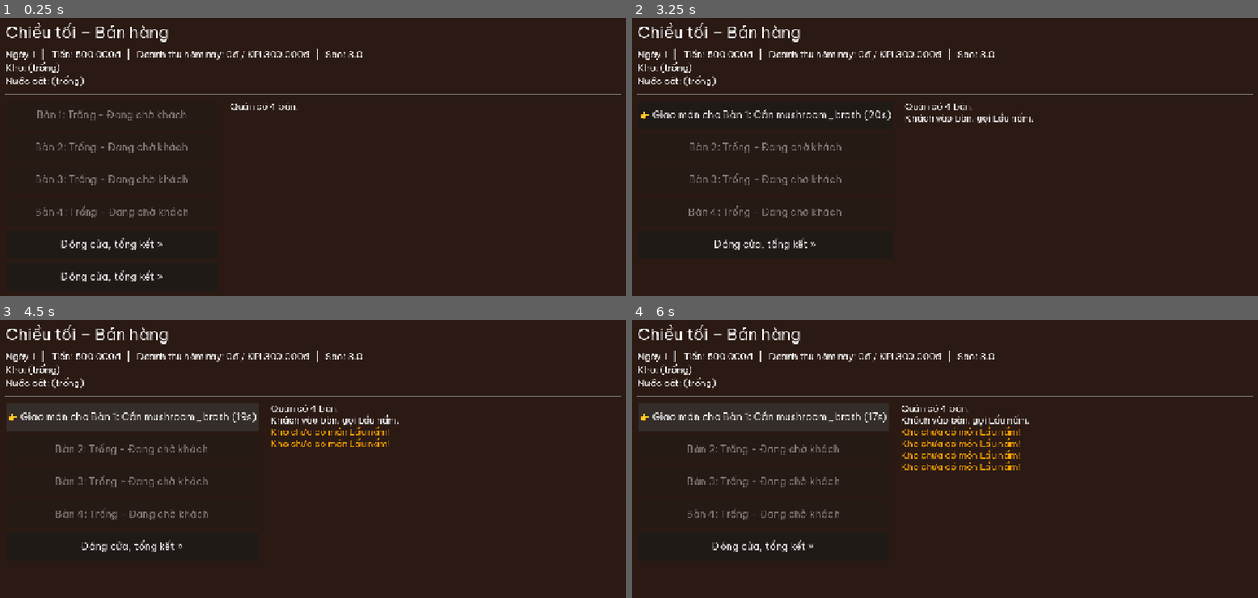
Above: before the commit, frames 1-4 (two rows, left to right).
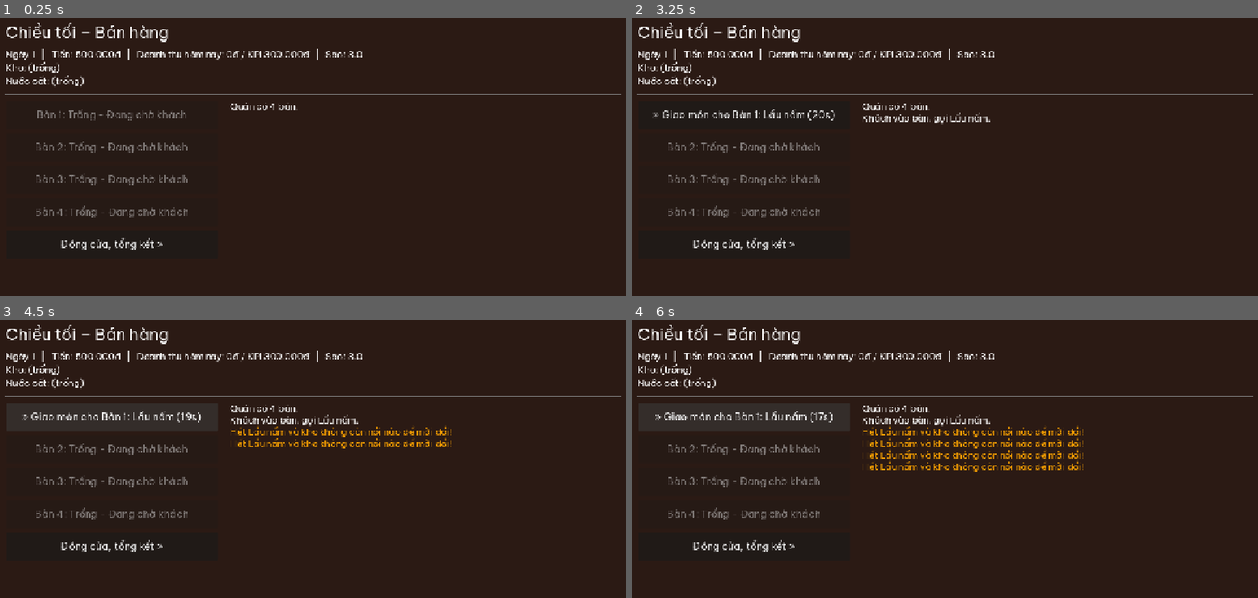
Above: after the commit, the same moments.

Repository: Znoywho/HotPot_SUNSUT
Game: Godot game, scene res://scenes/sell/sell_phase.tscn
The game is run twice, just before and just after one commit, with the same random seed, the same clock (stepped at 60 frames per second) and the same inputs. This scene is started directly instead of the project's main scene.
Inputs:
- Up to frame 1 (0.25 s): no input
- Up to frame 2 (3.25 s): click "Đóng cửa, tổng kết »" at 0.5 s; click "Đóng cửa, tổng kết »" at 1.25 s; click "Đóng cửa, tổng kết »" at 2 s; click "Đóng cửa, tổng kết »" at 2.75 s
- Up to frame 3 (4.5 s): click "👉 Giao món cho Bàn 1: Cần mus…" (after the commit: "» Giao món cho Bàn 1: Lẩu nấm…") at 3.5 s; click "👉 Giao món cho Bàn 1: Cần mus…" (after the commit: "» Giao món cho Bàn 1: Lẩu nấm…") at 4.25 s
- Up to frame 4 (6 s): click "👉 Giao món cho Bàn 1: Cần mus…" (after the commit: "» Giao món cho Bàn 1: Lẩu nấm…") at 5 s; click "👉 Giao món cho Bàn 1: Cần mus…" (after the commit: "» Giao món cho Bàn 1: Lẩu nấm…") at 5.75 s

The runs differ from the first frame. In frame 1, 0.2% of the frame differs, in the area x 9-26%, y 90-95%; in frame 2, 2.7%; in frame 3, 3.6%; in frame 4, 4.8%, in the area x 1-73%, y 30-84%.

Commit message:
[Cần Tuấn xem] Thương lượng đổi món, cân bằng sao, đồ hết hạn, sự kiện thanh tra/phê bình/Michelin

Diff:
--- a/data/broths/spicy_broth.tres
+++ b/data/broths/spicy_broth.tres
@@ -6,7 +6,7 @@
 script = ExtResource("1")
 id = "spicy_broth"
 display_name = "Lẩu Mala"
-ingredients = {"beef": 1, "tomato": 1, "greens": 1}
+ingredients = {"beef": 1, "chili": 1, "greens": 1}
 cook_time = 9.0
 price = 180000
 unlock_day = 5
--- a/scenes/cook/cook_phase.gd
+++ b/scenes/cook/cook_phase.gd
@@ -21,10 +21,23 @@
 		pot["remaining"] = float(pot["remaining"]) - delta
 		if float(pot["remaining"]) <= 0.0:
 			_cooking.remove_at(i)
-			GameState.add_broth(str(pot["broth_id"]))
+			_add_cooked(pot)
 			log_line("Đã nấu xong 1 nồi %s." % str(pot["display_name"]))
 			_rebuild()
 	_update_pot_labels()
+
+
+func _add_cooked(pot: Dictionary) -> void:
+	GameState.add_broth(str(pot["broth_id"]), 1, int(pot.get("from_day", -1)), bool(pot.get("expired", false)))
+
+
+## Hết giờ nấu: nồi đang nấu dở vẫn được tính xong rồi mới sang bán hàng.
+func _on_phase_time_up() -> void:
+	for pot in _cooking:
+		_add_cooked(pot)
+		log_line("Hết giờ, nồi %s được nhấc ra kịp." % str(pot["display_name"]))
+	_cooking.clear()
+	super._on_phase_time_up()
 
 
 func _setup() -> void:
@@ -70,7 +83,9 @@
 		return
 	if not GameState.has_items(broth.ingredients):
 		return
-	if not GameState.consume_items(broth.ingredients):
+	# Lấy nguyên liệu ngày cũ nhất trước; nồi tính hạn theo nguyên liệu cũ nhất đã dùng.
+	var used := GameState.consume_items_info(broth.ingredients)
+	if not used["ok"]:
 		return
 	var cook_time := broth.cook_time * Database.upgrade_value("stove")
 	_cooking.append({
@@ -78,6 +93,10 @@
 		"display_name": broth.display_name,
 		"remaining": cook_time,
 		"total": cook_time,
+		"from_day": used["oldest_day"],
+		"expired": used["expired"],
 	})
 	log_line("Bắt đầu nấu 1 nồi %s (%.0fs)." % [broth.display_name, cook_time])
+	if used["expired"]:
+		log_line("[color=orange]Nồi này nấu từ nguyên liệu hết hạn, bán ra có thể bị khách phát hiện![/color]")
 	_rebuild()
--- a/scenes/sell/cart.gd
+++ b/scenes/sell/cart.gd
@@ -2,12 +2,16 @@
 extends Node
 
 var carrying_broth_id := ""
+var carrying_expired := false ## Nồi đang bưng là đồ hết hạn (chủ quán chọn bán tiếp).
 
 
+## Lấy nồi cũ nhất trong kho.
 func pick_broth(broth_id: String) -> bool:
-	if not GameState.take_broth(broth_id):
+	var r := GameState.take_broth_info(broth_id)
+	if not r["ok"]:
 		return false
 	carrying_broth_id = broth_id
+	carrying_expired = r["expired"]
 	return true
 
 
@@ -16,9 +20,12 @@
 		return false
 	var ok := table.serve(carrying_broth_id)
 	if ok:
+		table.served_expired = carrying_expired
 		carrying_broth_id = ""
+		carrying_expired = false
 	return ok
 
 
 func clear() -> void:
 	carrying_broth_id = ""
+	carrying_expired = false
--- /dev/null
+++ b/scenes/sell/negotiation_wheel.gd
@@ -0,0 +1,148 @@
+class_name NegotiationWheel
+extends Control
+## Bảng thương lượng khi hết món khách gọi: vòng quay 2 ô "Có" / "Không".
+## Có -> khách đồng ý đổi sang món khác, Không -> khách bỏ về.
+## Dùng: var w := NegotiationWheel.new(); add_child(w); w.open(tên món hết, tên món thay, tỷ lệ Có)
+## rồi chờ tín hiệu `decided(accepted)`. Bảng tự xóa sau khi báo kết quả.
+
+signal decided(accepted: bool)
+
+const SPIN_TIME := 2.2 ## Thời gian quay (giây).
+const SPIN_TURNS := 4 ## Số vòng quay đủ trước khi dừng.
+const RESULT_HOLD := 0.9 ## Dừng lại cho người chơi xem kết quả.
+
+const YES_COLOR := Color("4caf50")
+const NO_COLOR := Color("d9534f")
+const RIM := Color("3a2416")
+const PAPER := Color("f3e6c4")
+
+var yes_chance := 0.5
+var _wheel: _Wheel
+var _spin_button: Button
+var _result_label: Label
+var _spinning := false
+
+
+func _ready() -> void:
+	set_anchors_and_offsets_preset(PRESET_FULL_RECT)
+	mouse_filter = MOUSE_FILTER_STOP # Chặn bấm xuống màn bên dưới.
+
+
+## missing: món đã hết, offer: món đề nghị đổi, chance: tỷ lệ ô "Có" (0..1).
+func open(missing: String, offer: String, chance: float) -> void:
+	yes_chance = clampf(chance, 0.05, 0.95)
+	var dim := ColorRect.new()
+	dim.color = Color(0, 0, 0, 0.55)
+	dim.set_anchors_and_offsets_preset(PRESET_FULL_RECT)
+	add_child(dim)
+	var center := CenterContainer.new()
+	center.set_anchors_and_offsets_preset(PRESET_FULL_RECT)
+	add_child(center)
+	var panel := PanelContainer.new()
+	var style := StyleBoxFlat.new()
+	style.bg_color = PAPER
+	style.border_color = RIM
+	style.set_border_width_all(4)
+	style.set_corner_radius_all(8)
+	style.set_content_margin_all(20)
+	panel.add_theme_stylebox_override("panel", style)
+	center.add_child(panel)
+	var box := VBoxContainer.new()
+	box.add_theme_constant_override("separation", 10)
+	box.alignment = BoxContainer.ALIGNMENT_CENTER
+	panel.add_child(box)
+	box.add_child(_label("Hết %s!" % missing, 26, RIM))
+	box.add_child(_label("Thương lượng mời khách đổi sang %s?" % offer, 20, RIM))
+	box.add_child(_label("Ô xanh: khách đồng ý (%d%%)" % roundi(yes_chance * 100), 18, Color("6b4a33")))
+	_wheel = _Wheel.new()
+	_wheel.yes_chance = yes_chance
+	_wheel.custom_minimum_size = Vector2(240, 240)
+	_wheel.size_flags_horizontal = SIZE_SHRINK_CENTER
+	box.add_child(_wheel)
+	_result_label = _label("", 24, RIM)
+	box.add_child(_result_label)
+	_spin_button = Button.new()
+	_spin_button.text = "Quay!"
+	_spin_button.custom_minimum_size = Vector2(220, 56)
+	_spin_button.size_flags_horizontal = SIZE_SHRINK_CENTER
+	_spin_button.add_theme_font_size_override("font_size", 22)
+	_spin_button.pressed.connect(_spin)
+	box.add_child(_spin_button)
+	modulate.a = 0.0
+	create_tween().tween_property(self, "modulate:a", 1.0, 0.2)
+
+
+func _spin() -> void:
+	if _spinning:
+		return
+	_spinning = true
+	_spin_button.disabled = true
+	var accepted := randf() < yes_chance
+	# Ô "Có" chiếm góc [0, yes*TAU) tính từ kim (đỉnh) theo chiều kim đồng hồ.
+	var yes_arc := yes_chance * TAU
+	var land := randf_range(0.08, 0.92) * (yes_arc if accepted else TAU - yes_arc) + (0.0 if accepted else yes_arc)
+	# Bánh xe quay sao cho điểm `land` nằm dưới kim.
+	var final_rot := SPIN_TURNS * TAU + (TAU - land)
+	var t := create_tween().set_trans(Tween.TRANS_QUART).set_ease(Tween.EASE_OUT)
+	t.tween_property(_wheel, "rotation_value", final_rot, SPIN_TIME).from(0.0)
+	await t.finished
+	_result_label.text = "Khách đồng ý đổi món!" if accepted else "Khách không chịu, bỏ về..."
+	_result_label.add_theme_color_override("font_color", YES_COLOR.darkened(0.3) if accepted else NO_COLOR.darkened(0.2))
+	await get_tree().create_timer(RESULT_HOLD).timeout
+	decided.emit(accepted)
+	queue_free()
+
+
+func _label(text: String, size: int, color: Color) -> Label:
+	var l := Label.new()
+	l.text = text
+	l.horizontal_alignment = HORIZONTAL_ALIGNMENT_CENTER
+	l.autowrap_mode = TextServer.AUTOWRAP_WORD_SMART
+	l.custom_minimum_size = Vector2(380, 0)
+	l.add_theme_font_size_override("font_size", size)
+	l.add_theme_color_override("font_color", color)
+	return l
+
+
+## Bánh xe 2 ô + kim chỉ ở đỉnh.
+class _Wheel extends Control:
+	var yes_chance := 0.5
+	var rotation_value := 0.0:
+		set(v):
+			rotation_value = v
+			queue_redraw()
+
+	func _draw() -> void:
+		var c := size / 2.0
+		var r := minf(size.x, size.y) / 2.0 - 10.0
+		draw_circle(c, r + 6.0, RIM)
+		var yes_arc := yes_chance * TAU
+		# Góc 0 của bánh xe = đỉnh (-PI/2), quay theo chiều kim đồng hồ.
+		var start := -PI / 2.0 + rotation_value
+		_sector(c, r, start, start + yes_arc, YES_COLOR)
+		_sector(c, r, start + yes_arc, start + TAU, NO_COLOR)
+		_text_at(c, r * 0.58, start + yes_arc / 2.0, "CÓ")
+		_text_at(c, r * 0.58, start + yes_arc + (TAU - yes_arc) / 2.0, "KHÔNG")
+		draw_circle(c, 14.0, RIM)
+		draw_circle(c, 8.0, PAPER)
+		# Kim chỉ ở đỉnh, đứng yên.
+		var tip := Vector2(c.x, c.y - r + 14.0)
+		draw_colored_polygon(PackedVector2Array([tip, Vector2(c.x - 14, c.y - r - 14), Vector2(c.x + 14, c.y - r - 14)]), Color.WHITE)
+		draw_polyline(PackedVector2Array([tip, Vector2(c.x - 14, c.y - r - 14), Vector2(c.x + 14, c.y - r - 14), tip]), RIM, 3.0)
+
+	func _sector(c: Vector2, r: float, a0: float, a1: float, col: Color) -> void:
+		var pts := PackedVector2Array([c])
+		var steps := maxi(4, int((a1 - a0) / TAU * 64.0))
+		for i in steps + 1:
+			var a := lerpf(a0, a1, i / float(steps))
+			pts.append(c + Vector2(cos(a), sin(a)) * r)
+		draw_colored_polygon(pts, col)
+		draw_line(c, c + Vector2(cos(a0), sin(a0)) * r, RIM, 3.0)
+
+	func _text_at(c: Vector2, dist: float, a: float, text: String) -> void:
+		var font := get_theme_default_font()
+		var fs := 22
+		var w := font.get_string_size(text, HORIZONTAL_ALIGNMENT_LEFT, -1, fs).x
+		var p := c + Vector2(cos(a), sin(a)) * dist + Vector2(-w / 2.0, fs * 0.35)
+		draw_string_outline(font, p, text, HORIZONTAL_ALIGNMENT_LEFT, -1, fs, 5, RIM)
+		draw_string(font, p, text, HORIZONTAL_ALIGNMENT_LEFT, -1, fs, Color.WHITE)
--- /dev/null
+++ b/scenes/sell/sell_events.gd
@@ -0,0 +1,178 @@
+class_name SellEvents
+extends Node
+## Sự kiện ngẫu nhiên trong buổi bán: thanh tra vệ sinh, nhà phê bình ẩm thực, giám khảo Michelin ẩn danh.
+## Mỗi sự kiện tự tung xúc xắc xem hôm nay có xảy ra không và xảy ra lúc nào (hoàn toàn ngẫu nhiên).
+
+const EVENT_CHANCE := 1.0 / 3.0 ## Mỗi loại sự kiện có 1/3 khả năng xảy ra trong 1 buổi bán.
+const EARLIEST := 0.12 ## Sớm nhất sau 12% buổi bán.
+const LATEST := 0.7 ## Muộn nhất ở 70% buổi bán (để kịp phục vụ khách đặc biệt).
+
+const INSPECT_FINE_BASE := 200_000 ## Thanh tra phát hiện đồ hết hạn: phạt cố định...
+const INSPECT_FINE_PER_ITEM := 20_000 ## ...cộng thêm theo từng món hết hạn.
+const INSPECT_STAR_LOSS := 1.0
+const INSPECT_CLEAN_STAR := 0.25
+
+const CRITIC_STAR_WIN := 0.5
+const CRITIC_STAR_LOSE := 1.0
+const CRITIC_TIP_BONUS := 0.5 ## Thêm 50% giá món vào tip khi nhà phê bình hài lòng.
+
+const MICHELIN_STAR_WIN := 1.0
+const MICHELIN_STAR_LOSE := 0.5
+const MICHELIN_REWARD := 300_000
+
+const TAGS := {"critic": "[Nhà phê bình] ", "michelin": "[Khách lạ] "}
+
+var _sell: Node ## Màn bán hàng (để ghi log).
+var _schedule: Array[Dictionary] = [] ## {kind, at: số giây còn lại của buổi bán khi xảy ra}
+var _pending_special := "" ## Khách đặc biệt sẽ vào ở bàn trống kế tiếp.
+
+
+func setup(sell: Node) -> void:
+	_sell = sell
+	var total := DayManager.SELL_DURATION
+	for kind in ["inspector", "critic", "michelin"]:
+		if randf() < EVENT_CHANCE:
+			_schedule.append({"kind": kind, "at": total * (1.0 - randf_range(EARLIEST, LATEST))})
+
+
+func _process(_delta: float) -> void:
+	if not DayManager.timer_running:
+		return
+	for i in range(_schedule.size() - 1, -1, -1):
+		if DayManager.time_left <= float(_schedule[i]["at"]):
+			var kind: String = _schedule[i]["kind"]
+			_schedule.remove_at(i)
+			_trigger(kind)
+
+
+func _trigger(kind: String) -> void:
+	match kind:
+		"inspector":
+			_inspect()
+		"critic":
+			_queue_special("critic")
+			notice("Nhà phê bình ẩm thực tới!", "Một nhà phê bình nổi tiếng sắp vào quán.\nPhục vụ nhanh để được khen, chậm là bị chê lên báo!", Color("6a3d9a"))
+		"michelin":
+			_queue_special("michelin")
+			_log("[color=#8a6d3b]Có vị khách lạ mặt vừa vào, cứ lặng lẽ ghi chép gì đó...[/color]")
+
+
+## Khách đặc biệt chờ bàn trống; nếu đã có khách đặc biệt chờ thì cái sau lùi lại một chút.
+func _queue_special(kind: String) -> void:
+	if _pending_special == "":
+		_pending_special = kind
+	else:
+		_schedule.append({"kind": kind, "at": maxf(DayManager.time_left - 10.0, 5.0)})
+
+
+## Gọi khi có khách mới vào bàn: trả về loại khách đặc biệt (hoặc "").
+func take_pending_special() -> String:
+	var kind := _pending_special
+	_pending_special = ""
+	return kind
+
+
+static func tag(kind: String) -> String:
+	return TAGS.get(kind, "")
+
+
+# --- Kết quả --------------------------------------------------------------
+
+## Thanh tra: kiểm kho, có đồ hết hạn là phạt + tịch thu.
+func _inspect() -> void:
+	var bad := GameState.expired_stock_count()
+	if bad > 0:
+		var fine := INSPECT_FINE_BASE + INSPECT_FINE_PER_ITEM * bad
+		GameState.add_money(-fine, false)
+		GameState.discard_expired_stock()
+		GameState.lose_star(INSPECT_STAR_LOSS)
+		notice("Thanh tra vệ sinh!", "Phát hiện %d món hết hạn trong kho.\nPhạt %s, tịch thu toàn bộ, trừ %s sao." % [
+			bad, GameState.format_money(fine), _num(INSPECT_STAR_LOSS)], Color("c62828"))
+	else:
+		GameState.add_star(INSPECT_CLEAN_STAR)
+		notice("Thanh tra vệ sinh!", "Kho sạch sẽ, không có đồ hết hạn.\nQuán được khen, +%s sao." % _num(INSPECT_CLEAN_STAR), Color("2e7d32"))
+
+
+## Khách đặc biệt ăn xong (ok = phục vụ nhanh, món không hết hạn) hoặc bỏ về (ok = false).
+## Trả về tiền thưởng thêm (đã cộng vào tiền).
+func special_result(table: TableNode, ok: bool, price: int) -> void:
+	match table.special:
+		"critic":
+			if ok:
+				var bonus := roundi(price * CRITIC_TIP_BONUS / 1000.0) * 1000
+				GameState.add_money(bonus)
+				GameState.add_star(CRITIC_STAR_WIN)
+				notice("Nhà phê bình hài lòng!", "Bài báo khen quán hết lời.\n+%s sao, tip thêm %s." % [_num(CRITIC_STAR_WIN), GameState.format_money(bonus)], Color("2e7d32"))
+			else:
+				GameState.lose_star(CRITIC_STAR_LOSE)
+				notice("Nhà phê bình chê!", "Bài báo chê quán phục vụ kém.\nTrừ %s sao." % _num(CRITIC_STAR_LOSE), Color("c62828"))
+		"michelin":
+			if ok:
+				GameState.add_money(MICHELIN_REWARD, false)
+				GameState.add_star(MICHELIN_STAR_WIN)
+				notice("Giám khảo Michelin!", "Vị khách lạ mặt là giám khảo Michelin.\nQuán được khen: +%s sao, thưởng %s." % [_num(MICHELIN_STAR_WIN), GameState.format_money(MICHELIN_REWARD)], Color("b8860b"))
+			else:
+				GameState.lose_star(MICHELIN_STAR_LOSE)
+				notice("Giám khảo Michelin...", "Vị khách lạ mặt hóa ra là giám khảo Michelin.\nÔng không hài lòng: trừ %s sao." % _num(MICHELIN_STAR_LOSE), Color("c62828"))
+
+
+# --- Thông báo ------------------------------------------------------------
+
+## Bảng thông báo giữa màn hình, chạm "OK" để đóng (không dừng giờ).
+func notice(title: String, text: String, color: Color) -> void:
+	_log("[color=#%s]%s[/color] %s" % [color.to_html(false), title, text.replace("\n", " ")])
+	var layer := Control.new()
+	layer.set_anchors_and_offsets_preset(Control.PRESET_FULL_RECT)
+	layer.mouse_filter = Control.MOUSE_FILTER_STOP
+	var dim := ColorRect.new()
+	dim.color = Color(0, 0, 0, 0.45)
+	dim.set_anchors_and_offsets_preset(Control.PRESET_FULL_RECT)
+	layer.add_child(dim)
+	var center := CenterContainer.new()
+	center.set_anchors_and_offsets_preset(Control.PRESET_FULL_RECT)
+	layer.add_child(center)
+	var panel := PanelContainer.new()
+	var style := StyleBoxFlat.new()
+	style.bg_color = Color("f3e6c4")
+	style.border_color = color
+	style.set_border_width_all(5)
+	style.set_corner_radius_all(8)
+	style.set_content_margin_all(20)
+	panel.add_theme_stylebox_override("panel", style)
+	center.add_child(panel)
+	var box := VBoxContainer.new()
+	box.add_theme_constant_override("separation", 12)
+	panel.add_child(box)
+	var t := Label.new()
+	t.text = title
+	t.horizontal_alignment = HORIZONTAL_ALIGNMENT_CENTER
+	t.add_theme_font_size_override("font_size", 28)
+	t.add_theme_color_override("font_color", color)
+	box.add_child(t)
+	var body := Label.new()
+	body.text = text
+	body.horizontal_alignment = HORIZONTAL_ALIGNMENT_CENTER
+	body.autowrap_mode = TextServer.AUTOWRAP_WORD_SMART
+	body.custom_minimum_size = Vector2(420, 0)
+	body.add_theme_font_size_override("font_size", 20)
+	body.add_theme_color_override("font_color", Color("3a2416"))
+	box.add_child(body)
+	var ok := Button.new()
+	ok.text = "OK"
+	ok.custom_minimum_size = Vector2(200, 56)
+	ok.size_flags_horizontal = Control.SIZE_SHRINK_CENTER
+	ok.add_theme_font_size_override("font_size", 22)
+	ok.pressed.connect(layer.queue_free)
+	box.add_child(ok)
+	layer.modulate.a = 0.0
+	_sell.add_child(layer)
+	layer.create_tween().tween_property(layer, "modulate:a", 1.0, 0.2)
+
+
+func _log(text: String) -> void:
+	if _sell != null and _sell.has_method("log_line"):
+		_sell.log_line(text)
+
+
+static func _num(v: float) -> String:
+	return ("%.2f" % v).rstrip("0").rstrip(".").replace(".", ",")
--- a/scenes/sell/sell_phase.gd
+++ b/scenes/sell/sell_phase.gd
@@ -6,12 +6,24 @@
 const BASE_EATING_TIME := 8.0
 const SPAWN_INTERVAL := 6.0
 const CUSTOMER_WAIT := 20.0
+## Sao: phục vụ nhanh (còn hơn nửa thời gian chờ) được cộng nhiều hơn; khách bỏ về bị trừ.
+const STAR_FAST_SERVE := 0.15
+const STAR_SERVE := 0.05
+const STAR_CUSTOMER_LEFT := 0.25
+## Thương lượng đổi món khi hết: tỷ lệ khách đồng ý (vòng quay Có/Không chia đôi).
+const NEGOTIATE_CHANCE := 0.5
+## Bán đồ hết hạn: 25% khách phát hiện -> hoàn tiền + bồi thường gấp đôi giá món + trừ sao.
+const EXPIRED_DETECT_CHANCE := 0.25
+const EXPIRED_COMPENSATION := 2.0
+const EXPIRED_STAR_LOSS := 0.5
 
 var tables: Array[TableNode] = []
 var cart := Cart.new()
 var _spawn_timer := 3.0
 var _ui_timer := 0.0
 var _buttons: Array[Button] = []
+var _negotiating: TableNode = null ## Bàn đang quay thương lượng.
+var _events := SellEvents.new() ## Thanh tra, nhà phê bình, giám khảo Michelin.
 
 
 func _get_title() -> String:
@@ -32,7 +44,7 @@
 		_try_spawn_customer()
 	for table in tables:
 		if table.state == TableNode.State.WAITING_ORDER and table.customer:
-			if table.customer.remaining_time() <= 0.0:
+			if table.customer.remaining_time() <= 0.0 and table != _negotiating:
 				_customer_timeout(table)
 		elif table.state == TableNode.State.EATING:
 			if table.eating_remaining() <= 0.0:
@@ -51,9 +63,13 @@
 		tables.append(table)
 		table.customer_left.connect(_on_table_cleared)
 		table.eating_finished.connect(_on_eating_finished)
-	_rebuild_ui()
-	add_action("Đóng cửa, tổng kết »", DayManager.next_phase)
+	add_child(_events)
+	_events.setup(self)
+	_rebuild_ui()
 	log_line("Quán có %d bàn." % GameState.tables_floor1)
+	var expired := GameState.expired_stock_count()
+	if expired > 0:
+		log_line("[color=orange]Kho đang giữ %d món hết hạn: bán ra có thể bị khách phát hiện, thanh tra tới là bị phạt.[/color]" % expired)
 
 
 func _try_spawn_customer() -> void:
@@ -69,7 +85,11 @@
 	customer.setup(broth.id, sides, CUSTOMER_WAIT)
 	empty_table.occupy(customer)
 	empty_table.place_order(broth.id, sides)
-	log_line("Khách vào bàn, gọi %s." % broth.display_name)
+	empty_table.special = _events.take_pending_special()
+	if empty_table.special == "critic":
+		log_line("[color=#6a3d9a]Nhà phê bình vào bàn, gọi %s.[/color]" % broth.display_name)
+	else:
+		log_line("Khách vào bàn, gọi %s." % broth.display_name)
 	_rebuild_ui()
 
 
@@ -99,22 +119,93 @@
 func _serve_table(table: TableNode) -> void:
 	if table.state != TableNode.State.WAITING_ORDER:
 		return
+	if _negotiating != null:
+		return
 	if not cart.pick_broth(table.order_broth_id):
-		var broth := Database.get_broth(table.order_broth_id)
-		log_line("[color=orange]Kho chưa có món %s![/color]" % (broth.display_name if broth else table.order_broth_id))
-		return
+		_negotiate(table)
+		return
+	_deliver(table)
+
+
+func _deliver(table: TableNode) -> void:
+	var fast := table.customer != null and table.customer.remaining_time() > CUSTOMER_WAIT * 0.5
 	if cart.serve_to(table):
-		log_line("Đã giao %s đến bàn." % table.order_broth_id)
+		table.served_fast = fast
+		GameState.add_star(STAR_FAST_SERVE if fast else STAR_SERVE)
+		log_line("Đã giao %s đến bàn%s." % [_broth_name(table.order_broth_id), " (nhanh, +sao)" if fast else ""])
 		_rebuild_ui()
 
 
+## Hết món khách gọi: mời khách đổi sang món còn trong kho bằng vòng quay Có/Không.
+func _negotiate(table: TableNode) -> void:
+	var missing := _broth_name(table.order_broth_id)
+	var offer := _best_in_stock()
+	if offer == null:
+		log_line("[color=orange]Hết %s và kho không còn nồi nào để mời đổi![/color]" % missing)
+		return
+	if table.customer != null and table.customer.has_meta("negotiated"):
+		log_line("[color=orange]Khách bàn này đã từ chối đổi món rồi.[/color]")
+		return
+	_negotiating = table
+	var wheel := NegotiationWheel.new()
+	add_child(wheel)
+	wheel.open(missing, offer.display_name, NEGOTIATE_CHANCE)
+	var accepted: bool = await wheel.decided
+	_negotiating = null
+	if table.state != TableNode.State.WAITING_ORDER:
+		return
+	if table.customer != null:
+		table.customer.set_meta("negotiated", true)
+	if accepted and cart.pick_broth(offer.id):
+		table.order_broth_id = offer.id
+		if table.customer != null:
+			table.customer.desired_broth_id = offer.id
+		log_line("[color=#4caf50]Khách đồng ý đổi sang %s.[/color]" % offer.display_name)
+		_deliver(table)
+	else:
+		_customer_timeout(table)
+
+
+## Món còn trong kho nhiều nồi nhất (hòa thì lấy món đắt hơn).
+func _best_in_stock() -> BrothData:
+	var best: BrothData = null
+	for b in Database.broths:
+		var n := GameState.get_broth_count(b.id)
+		if n <= 0:
+			continue
+		if best == null or n > GameState.get_broth_count(best.id) or (n == GameState.get_broth_count(best.id) and b.price > best.price):
+			best = b
+	return best
+
+
+func _broth_name(id: String) -> String:
+	var broth := Database.get_broth(id)
+	return broth.display_name if broth else id
+
+
 func _finish_eating(table: TableNode) -> void:
+	if table.state != TableNode.State.EATING:
+		return
 	var broth := Database.get_broth(table.order_broth_id)
+	# Món hết hạn: khách thường có thể phát hiện; khách đặc biệt luôn phát hiện.
+	if broth and table.served_expired and (table.special != "" or randf() < EXPIRED_DETECT_CHANCE):
+		var compensation := roundi(broth.price * EXPIRED_COMPENSATION / 1000.0) * 1000
+		GameState.add_money(-compensation, false)
+		GameState.lose_star(EXPIRED_STAR_LOSS)
+		log_line("[color=red]Khách phát hiện %s đã hết hạn! Không trả tiền, quán bồi thường %s, trừ sao.[/color]" % [
+			broth.display_name, GameState.format_money(compensation)])
+		if table.special != "":
+			_events.special_result(table, false, broth.price)
+		table.clear()
+		_rebuild_ui()
+		return
 	if broth:
 		var tip_rate := randf_range(TIP_MIN, TIP_MAX) + Database.upgrade_value("furniture")
 		var tip := roundi(broth.price * tip_rate / 1000.0) * 1000 # Làm tròn đến 1.000đ.
 		GameState.add_money(broth.price + tip)
 		log_line("Khách thanh toán %s: %s + tip %s" % [broth.display_name, GameState.format_money(broth.price), GameState.format_money(tip)])
+		if table.special != "":
+			_events.special_result(table, table.served_fast and not table.served_expired, broth.price)
 	table.clear()
 	_rebuild_ui()
 
@@ -122,8 +213,10 @@
 func _customer_timeout(table: TableNode) -> void:
 	if table.state != TableNode.State.WAITING_ORDER:
 		return
-	GameState.lose_star()
+	GameState.lose_star(STAR_CUSTOMER_LEFT)
 	log_line("[color=red]Khách bỏ về, quán bị trừ sao.[/color]")
+	if table.special != "":
+		_events.special_result(table, false, 0)
 	table.clear()
 	_rebuild_ui()
 
@@ -148,7 +241,7 @@
 			button.text = "Bàn %d: Trống - Đang chờ khách" % (i + 1)
 			button.disabled = true
 		elif table.state == TableNode.State.WAITING_ORDER:
-			button.text = "👉 Giao món cho Bàn %d: Cần %s (%.0fs)" % [i + 1, table.order_broth_id, table.customer.remaining_time() if table.customer else 0.0]
+			button.text = "» %sGiao món cho Bàn %d: %s (%.0fs)" % [SellEvents.tag(table.special), i + 1, _broth_name(table.order_broth_id), table.customer.remaining_time() if table.customer else 0.0]
 			button.disabled = false
 			button.pressed.connect(_serve_table.bind(table))
 		elif table.state == TableNode.State.EATING:
@@ -169,6 +262,6 @@
 		var table := tables[i]
 		var button := _buttons[i]
 		if table.state == TableNode.State.WAITING_ORDER:
-			button.text = "👉 Giao món cho Bàn %d: Cần %s (%.0fs)" % [i + 1, table.order_broth_id, table.customer.remaining_time() if table.customer else 0.0]
+			button.text = "» %sGiao món cho Bàn %d: %s (%.0fs)" % [SellEvents.tag(table.special), i + 1, _broth_name(table.order_broth_id), table.customer.remaining_time() if table.customer else 0.0]
 		elif table.state == TableNode.State.EATING:
 			button.text = "Bàn %d: Khách đang ăn (%.0fs)" % [i + 1, table.eating_remaining()]
--- a/scenes/sell/table.gd
+++ b/scenes/sell/table.gd
@@ -7,6 +7,9 @@
 var order_broth_id := ""
 var side_items: Array[String] = []
 var is_served := false
+var served_expired := false ## Món đã bưng ra là đồ hết hạn.
+var served_fast := false ## Giao trước khi khách chờ quá nửa thời gian.
+var special := "" ## Khách đặc biệt: "" / "critic" (nhà phê bình) / "michelin" (giám khảo ẩn danh).
 var eating_time := 0.0
 var _eating_remaining := 0.0
 
@@ -59,5 +62,8 @@
 	order_broth_id = ""
 	side_items.clear()
 	is_served = false
+	served_expired = false
+	served_fast = false
+	special = ""
 	state = State.EMPTY
 	customer_left.emit(self)
Not shown, added: scenes/sell/negotiation_wheel.gd.uid
Not shown, added: scenes/sell/sell_events.gd.uid
